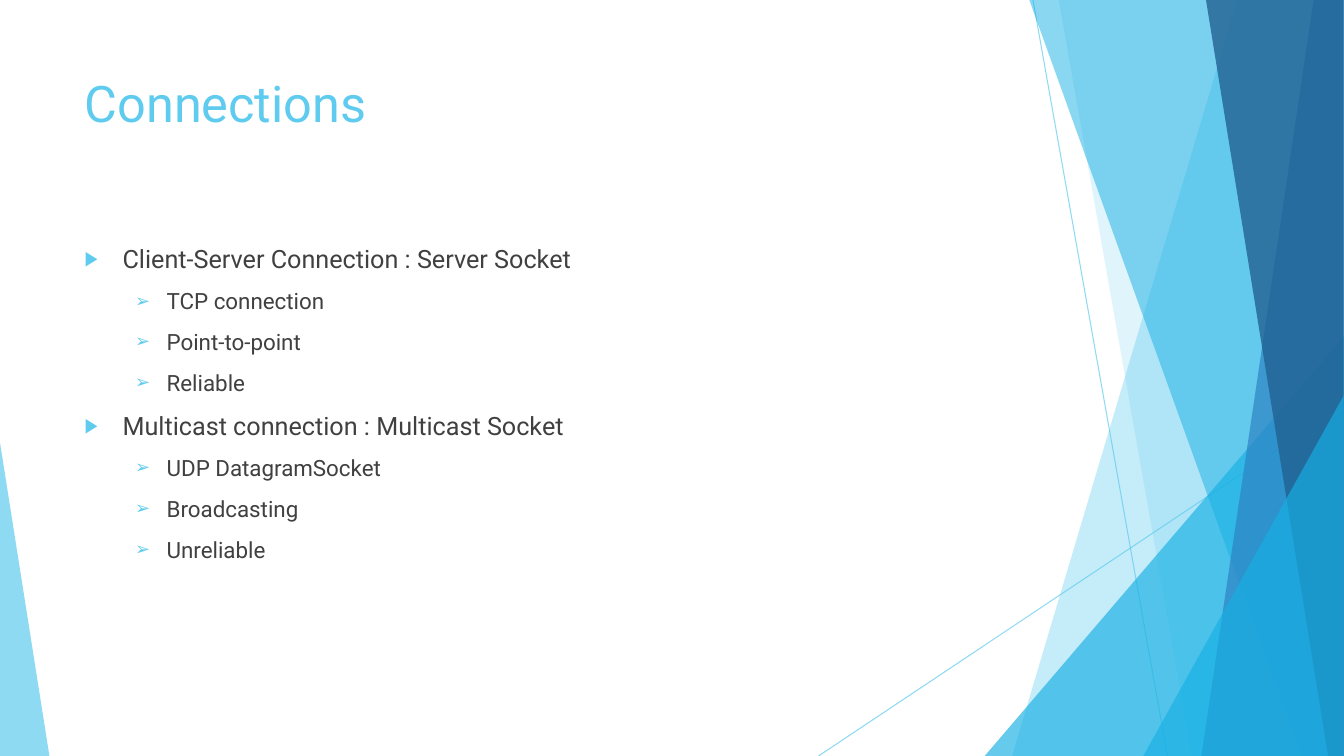
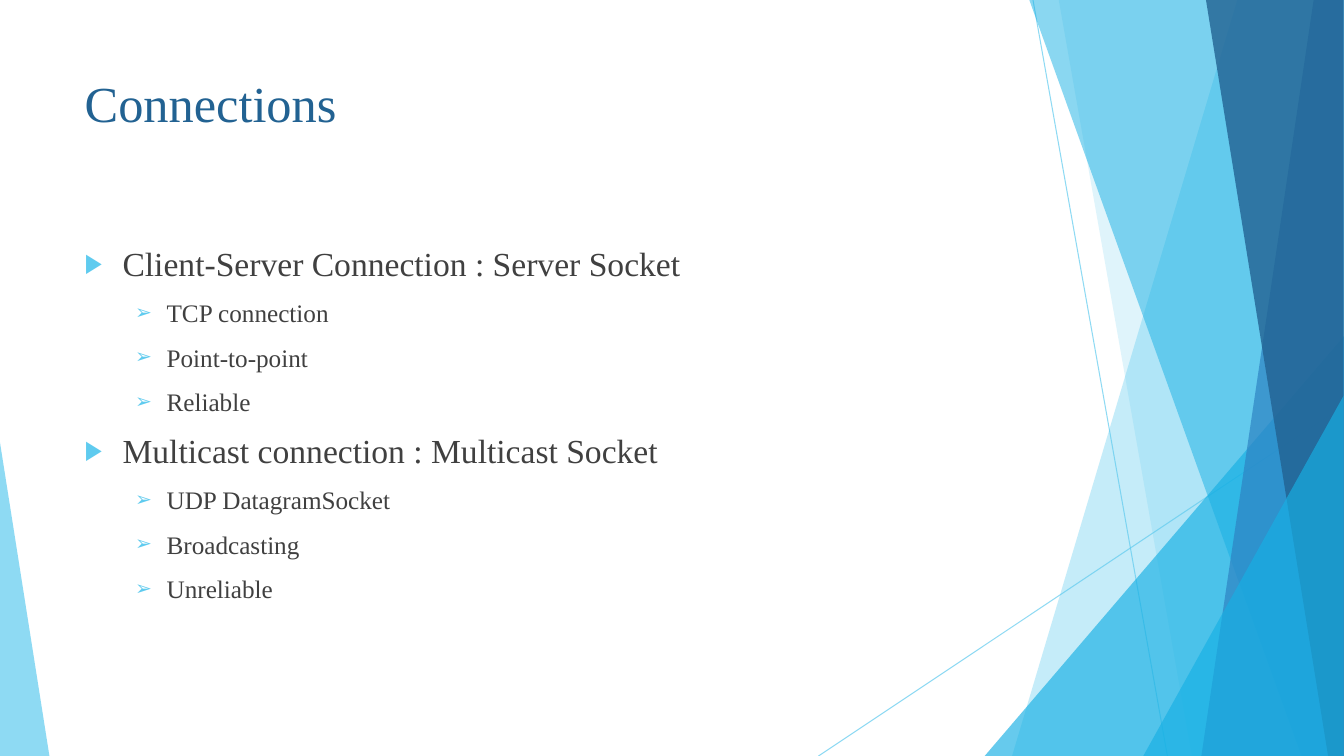
Before and after one commit to Trik17/DistSysPST, a slide deck: slide 4 of SlidesPresentation.pptx. Drawn at 1344x756 pixels with LibreOffice and Linux fonts; fonts in the diff are those of the drawing. Boxes give left, top, right and bottom in pixels: in the first picture for what was removed or moved away, otherwise in the second. Text is boxed around its words. In the diff, an @@ line names an element or a change of style, - is before the commit and + after.

```diff
--- a/SlidesPresentation.pptx
+++ b/SlidesPresentation.pptx
@@ title "Connections" at [85,88,337,123]: font Roboto to Times New Roman, text colour #5FCBEF to #226292 @@
@@ text "Client-Server Connection : Server Socket" at [123,252,680,599]: size 18 to 24 pt in "Client-Server Connection : Server Socket", "Multicast connection : Multicast Socket"; font Roboto to Times New Roman; size 16 to 18 pt in "TCP connection", "Point-to-point", "Reliable", "UDP DatagramSocket" and 2 more places @@
```
Also in this commit, not shown: 5 other slides changed, 4 slides added, 1 other file.
